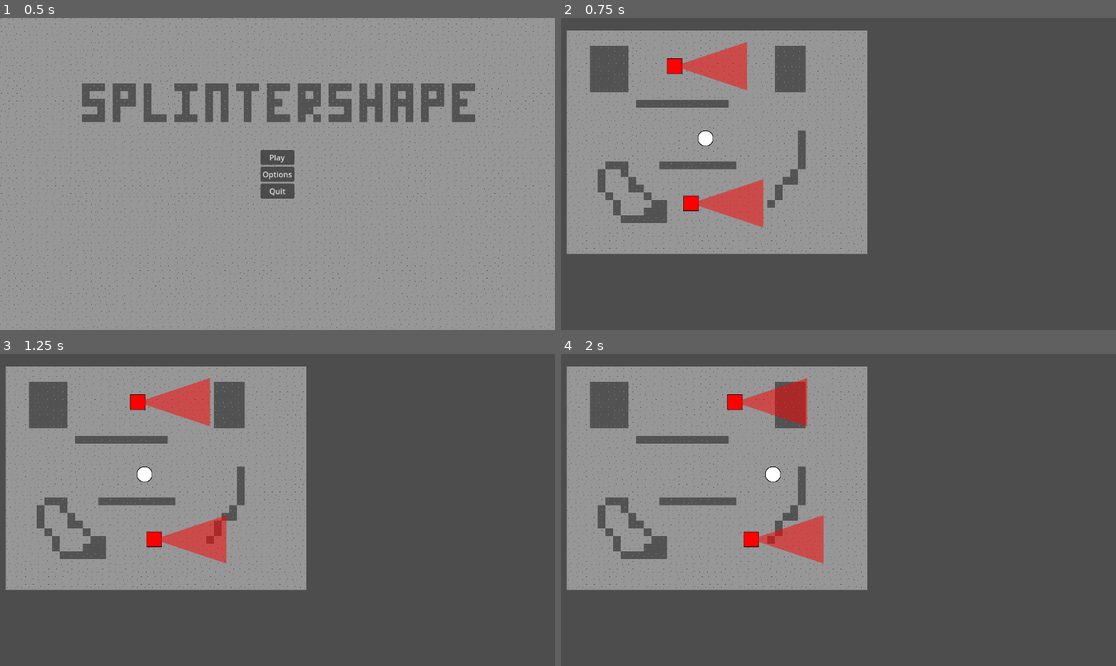
Above: before the commit, frames 1-4 (two rows, left to right).
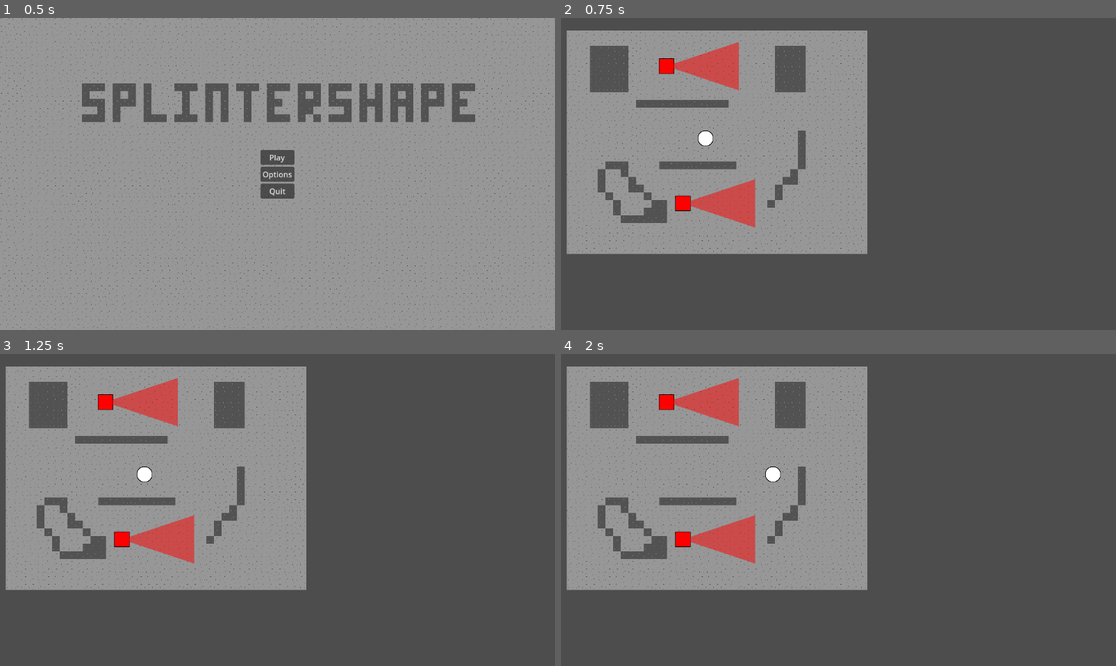
Above: after the commit, the same moments.

Repository: Silvester56/splintershape
Game: Godot game, scene res://scenes/main_menu.tscn
Two runs of this game, one before a commit and one after it. Both use one fixed random seed, a clock stepped at 60 frames per second and the inputs below.
Inputs:
- Up to frame 1 (0.5 s): no input
- Up to frame 2 (0.75 s): click "Play" at 0.5 s
- Up to frame 3 (1.25 s): no input
- Up to frame 4 (2 s): hold D (right) from 1.28 s (still down); tap Space (action) at 1.35 s

Frame 1 is identical in both runs. In frame 2, 1.2% of the frame differs, in the area x 17-37%, y 7-68%; in frame 3, 3.1%; in frame 4, 4.4%, in the area x 17-48%, y 7-68%.

Commit message:
Add behaviors to enemies

Diff:
--- a/scripts/enemy.gd
+++ b/scripts/enemy.gd
@@ -1,25 +1,33 @@
 extends CharacterBody2D
-
-var currentShape = Shape.RED_SQUARE
 
 enum EnemyState {
 	IDLE,
-	HORIZONTAL_PATROL,
-	VERTICAL_PATROL,
+	PATROL,
+	ROTATE,
 	SLEEPING
 }
 
+@export var currentState = EnemyState.PATROL
+@export var directionX = 0
+@export var directionY = 0
+@export var startingRotation = 0
+var currentShape = Shape.RED_SQUARE
 var isEnemy = true
-var currentState = EnemyState.HORIZONTAL_PATROL
 const SPEED = 100.0
-var directionX = 1
+
+func _ready() -> void:
+	$Vision.rotation = deg_to_rad(startingRotation)
 
 func _physics_process(delta: float) -> void:
-	if currentState == EnemyState.HORIZONTAL_PATROL:
+	if currentState == EnemyState.PATROL:
 		velocity.x = directionX * SPEED
+		velocity.y = directionY * SPEED
 		if move_and_slide():
 			directionX = -directionX
+			directionY = -directionY
 			$Vision.rotation = $Vision.rotation + deg_to_rad(180)
+	elif currentState == EnemyState.ROTATE:
+		$Vision.rotation = $Vision.rotation + 0.05
 	elif currentState == EnemyState.SLEEPING:
 		$Vision.visible = false
 
